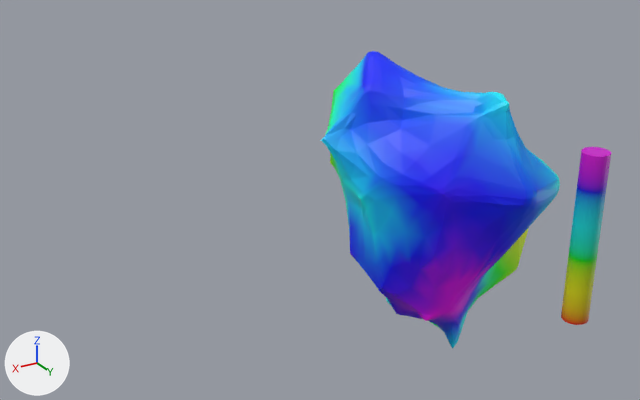
Before and after pictures for a commit that changed the glTF model CARTO_Heart.glb.
One viewpoint serves both versions: a 50 mm lens placed at (1.391, 1.699, 0.938), pointed at (0.4, 0.047, 0.112). Lighting does not change. The marker at lower left points along +X, +Y and +Z. Where no turn or scale is listed for an object, it has been applied to the vertices. Vertices at the same position are counted once.

The older version as bpy lines, for what is in view:
```python
me_carto_mesh = bpy.data.meshes.new('CARTO_mesh')
me_carto_mesh.from_pydata(...)  # 1113 vertices, 2222 faces; spans x -0.307..0.339, y -0.253..0.344, z -0.461..0.411
me_carto_mesh.materials.append(mat_mat_carto_heart)  # picture img_carto_heart_bakedtexture
me_cylinder = bpy.data.meshes.new('Cylinder')
me_cylinder.from_pydata(...)  # a 32-sided cylinder along z spanning x -0.03..0.03, y -0.03..0.03, z -0.2..0.2
me_cylinder.materials.append(mat_lat_color_range)  # picture img_cylinder_bakedtexture
ob_carto_heart = bpy.data.objects.new('CARTO_Heart', me_carto_mesh)
ob_carto_heart.location = (0.0, 0.0, 0.0)
ob_cylinder = bpy.data.objects.new('Cylinder', me_cylinder)
ob_cylinder.location = (0.0, 0.5, 0.1)
```
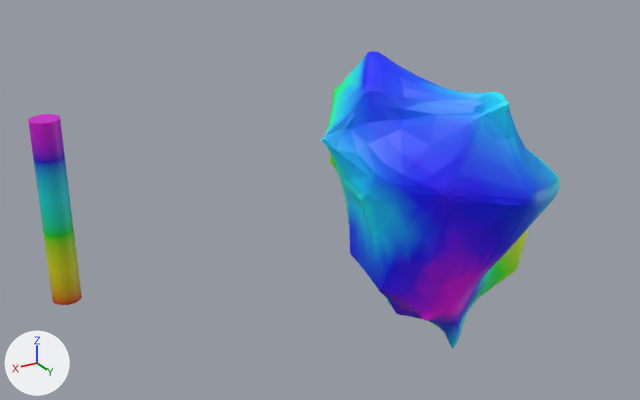
The newer file is also rescaled (x0.5) as a whole; pictures and numbers use the older file's frame.

Boxes [x1, y1, x2, y2] around the edits, measured in the pictures (640 x 400 px):
'Cylinder', mesh moved: before [561, 147, 611, 325]; after [28, 114, 82, 305]

What the commit changed:
me_cylinder has 64 vertices, 124 faces and spans x -0.03..0.03, y -0.03..0.03, z -0.2..0.2.
me_cylinder is used by ob_cylinder; location (0.0, 0.5, 0.1).
me_cylinder part 1: the whole mesh is moved by (1.0, -0.5, 0.1).
